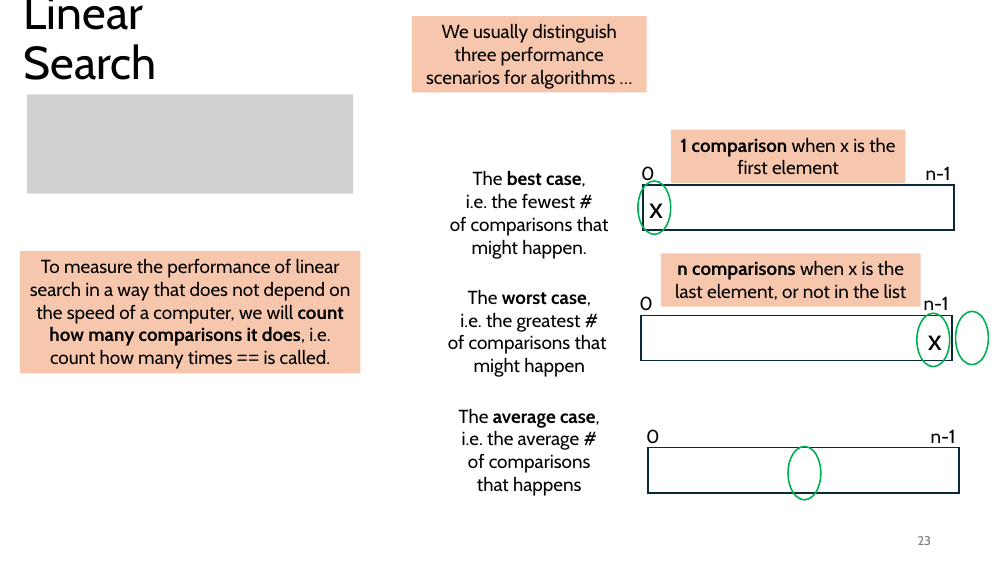
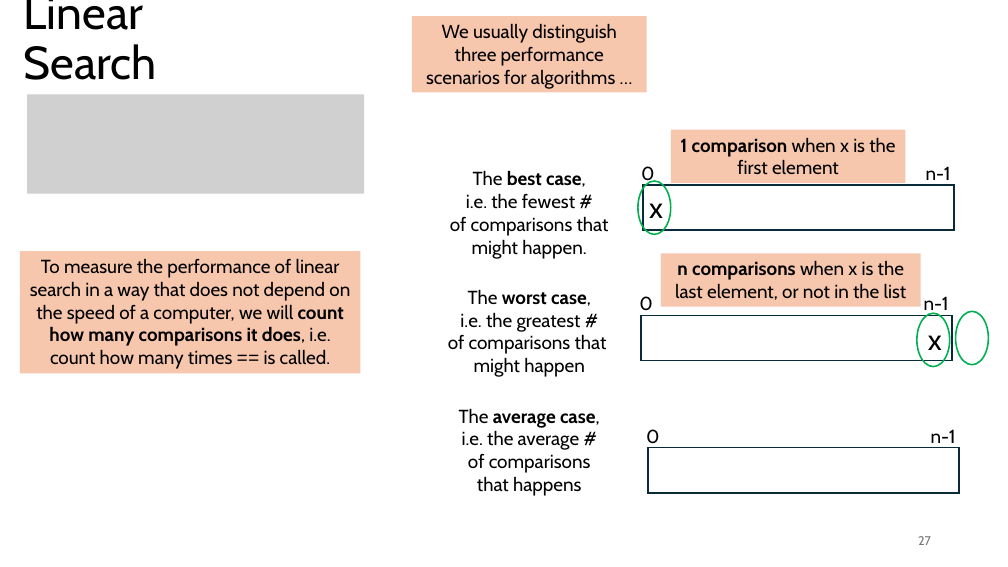
Before and after one commit to tjd1234/cmpt120fall2024, a slide deck: slide 27 of lecture_notes/chapter_algorithms/alg1_linear_search/chapter_linear_search.pptx (slide 23 before the commit). Drawn at 1008x567 pixels with LibreOffice and Linux fonts; fonts in the diff are those of the drawing; grey boxes stand for pictures. Boxes give left, top, right and bottom in pixels: in the first picture for what was removed or moved away, otherwise in the second. Text is boxed around its words. In the diff, an @@ line names an element or a change of style, - is before the commit and + after.

```diff
--- a/lecture_notes/chapter_algorithms/alg1_linear_search/chapter_linear_search.pptx
+++ b/lecture_notes/chapter_algorithms/alg1_linear_search/chapter_linear_search.pptx
@@ picture: place and size @@
-picture at box(27, 95, 353, 194)
+picture at box(27, 95, 364, 194)
@@ ellipse removed at box(788, 447, 820, 501) @@
@@ page number at box(918, 536, 931, 545): text changed @@
-23
+27
```
Also in this commit, not shown: 25 other slides changed, 8 slides added, 1 other file.
